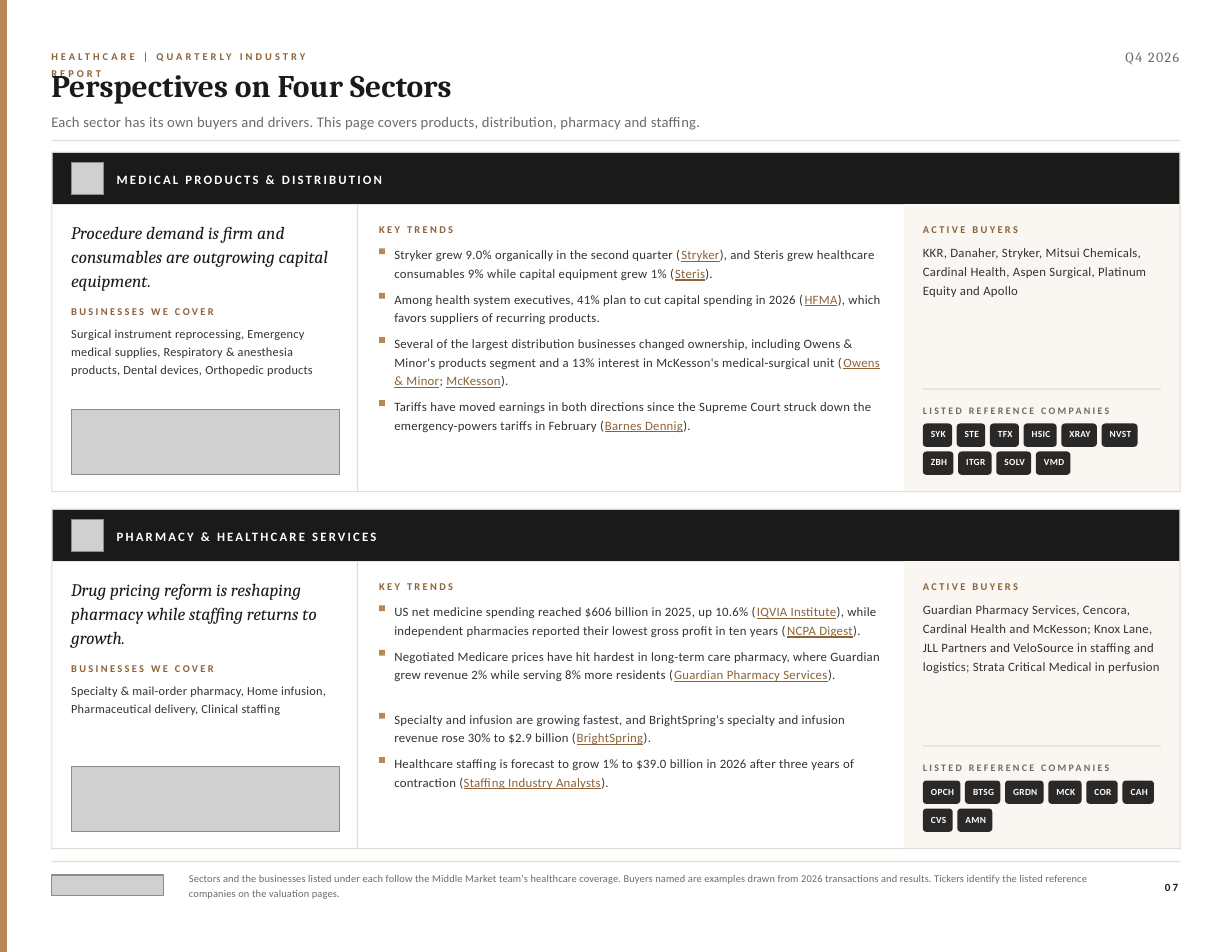
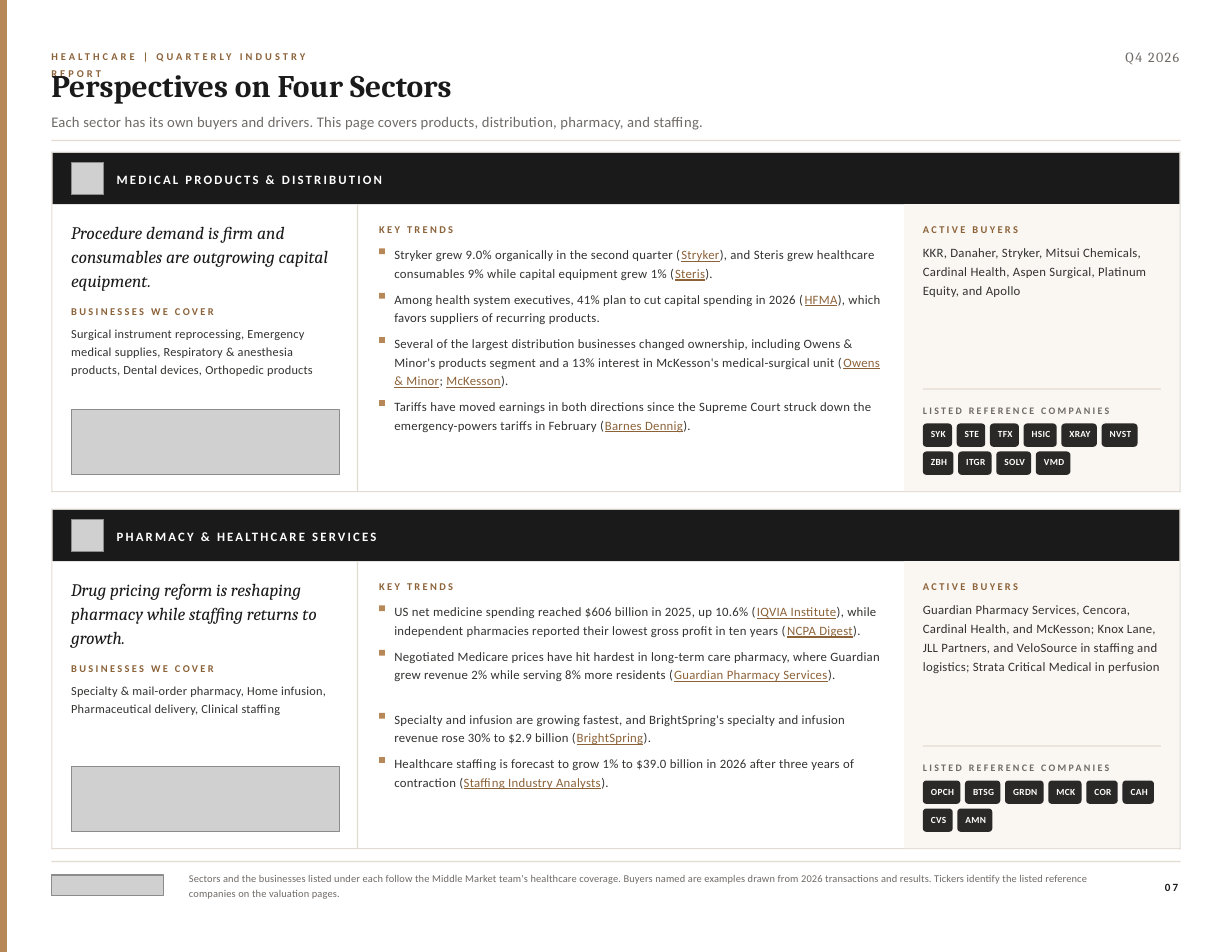
Before and after one commit to jp-hardin/about, a slide deck: slide 7 of mid-market-practice/_build/reports/healthcare-q4-2026/brief.pptx. Drawn at 1232x952 pixels with LibreOffice and Linux fonts; fonts in the diff are those of the drawing; grey boxes stand for pictures. Boxes give left, top, right and bottom in pixels: in the first picture for what was removed or moved away, otherwise in the second. Text is boxed around its words. In the diff, an @@ line names an element or a change of style, - is before the commit and + after.

```diff
--- a/mid-market-practice/_build/reports/healthcare-q4-2026/brief.pptx
+++ b/mid-market-practice/_build/reports/healthcare-q4-2026/brief.pptx
@@ text at <box>51,117,703,130</box>: text changed @@
-Each sector has its own buyers and drivers. This page covers products, distribution, pharmacy and staffing.
+Each sector has its own buyers and drivers. This page covers products, distribution, pharmacy, and staffing.
@@ text at <box>923,248,1146,297</box>: text changed @@
-KKR, Danaher, Stryker, Mitsui Chemicals, Cardinal Health, Aspen Surgical, Platinum Equity and Apollo
+KKR, Danaher, Stryker, Mitsui Chemicals, Cardinal Health, Aspen Surgical, Platinum Equity, and Apollo
@@ text at <box>923,605,1159,673</box>: text changed @@
-Guardian Pharmacy Services, Cencora, Cardinal Health and McKesson; Knox Lane, JLL Partners and VeloSource in staffing and logistics; Strata Critical Medical in perfusion
+Guardian Pharmacy Services, Cencora, Cardinal Health, and McKesson; Knox Lane, JLL Partners, and VeloSource in staffing and logistics; Strata Critical Medical in perfusion
```
Also in this commit, not shown: 18 other slides changed, 36 other files.
